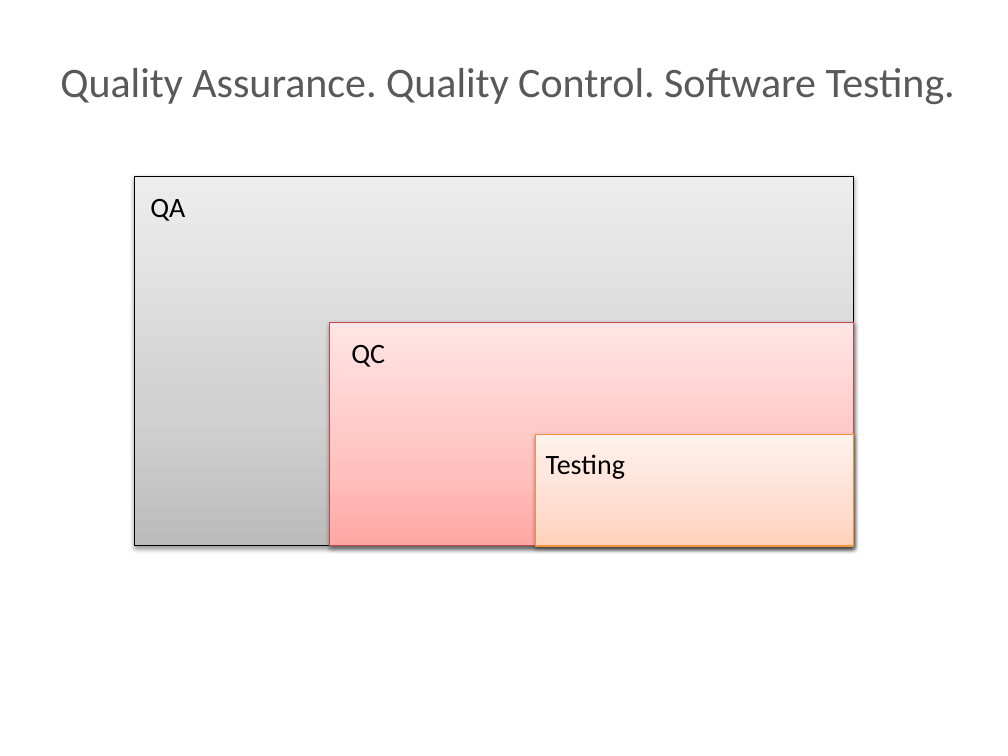
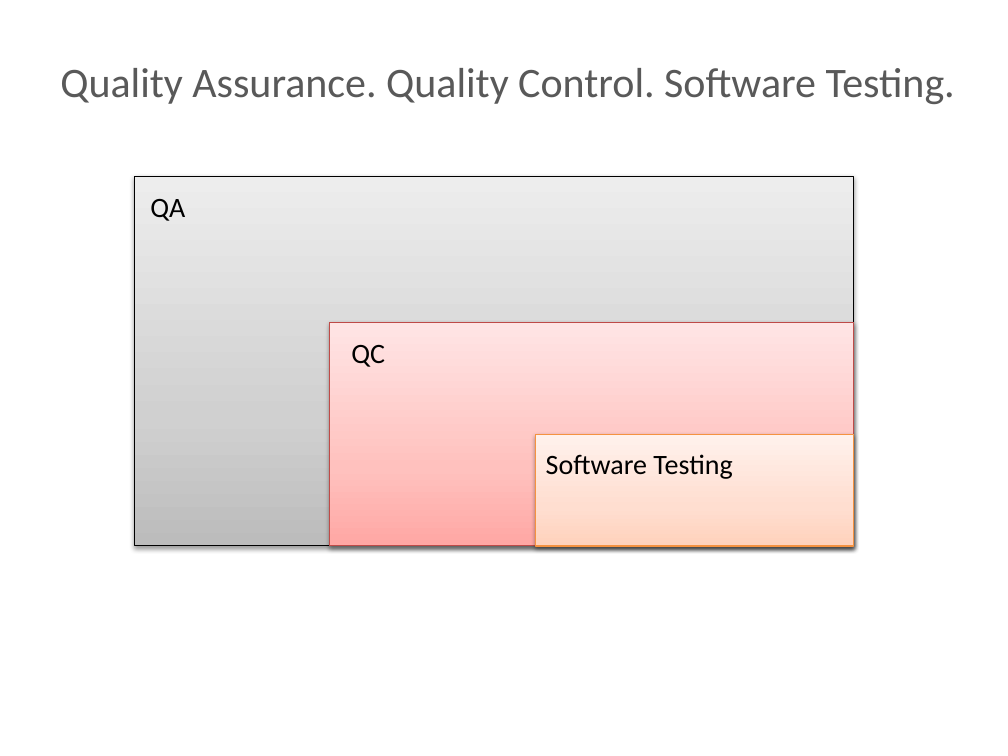
Before and after one commit to BigRacer/swtesting, a slide deck: slide 18 of 1.Introduction_part2/Introduction.pptx (slide 12 before the commit). Drawn at 1008x756 pixels with LibreOffice and Linux fonts; fonts in the diff are those of the drawing; background and template pictures are left out. Boxes give left, top, right and bottom in pixels: in the first picture for what was removed or moved away, otherwise in the second. Text is boxed around its words. In the diff, an @@ line names an element or a change of style, - is before the commit and + after.

```diff
--- a/1.Introduction_part2/Introduction.pptx
+++ b/1.Introduction_part2/Introduction.pptx
@@ text at (x1=546, y1=454, x2=732, y2=479): text changed @@
-Testing
+Software Testing
```
Also in this commit, not shown: 6 other slides changed, 6 slides added, 3 other files.
